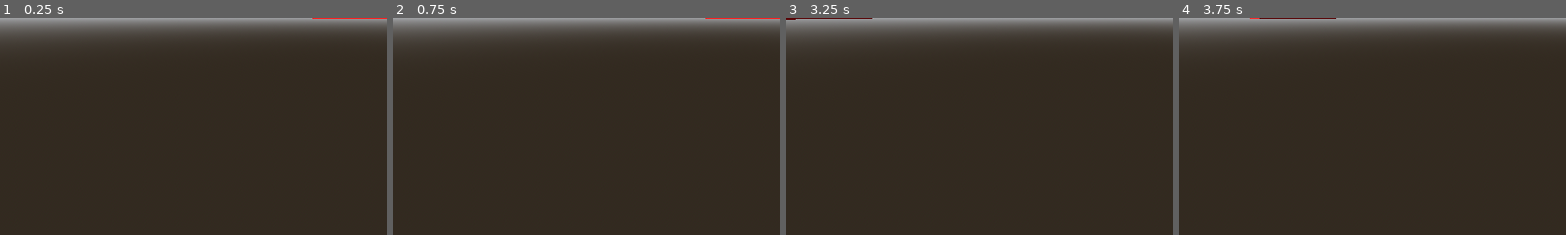
Above: before the commit, frames 1-4 (left to right).
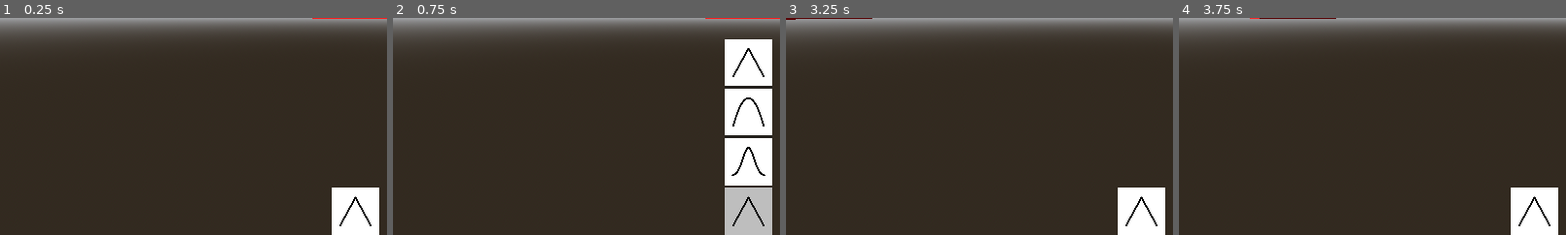
Above: after the commit, the same moments.

Repository: PaulErpen/terraineditor
Game: Godot game, scene res://scenes/world_builder/world_builder.tscn
Two runs of this game, one before a commit and one after it. Both use one fixed random seed, a clock stepped at 60 frames per second and the inputs below.
Inputs (mouse positions are % of the whole screen's width and height, from its top left):
- Up to frame 1 (0.25 s): no input
- Up to frame 2 (0.75 s): click (50, 95) at 0.52 s
- Up to frame 3 (3.25 s): click (50, 60) at 1.27 s; tap Enter at 2 s; move the mouse to (72, 45) at 2.02 s; hold D (right) 2.03-2.78 s; hold Ctrl (control) 2.03-2.78 s; click (72, 45) at 2.17 s; tap Space at 2.75 s; move the mouse to (30, 55) at 2.77 s; hold S (backward) from 2.78 s (still down); tap F (resize_brush) at 2.85 s; click (30, 55) at 2.92 s
- Up to frame 4 (3.75 s): move the mouse to (60, 28) at 3.52 s; release S (backward) at 3.53 s; hold D (right) from 3.53 s (still down); hold Ctrl (control) from 3.53 s (still down); click (60, 28) at 3.67 s
The pictures show only the part of the screen within x 4-54%, y 50-100%; the shares and areas given below are measured in that part.

The runs differ from the first frame. In frame 1, 2.7% of the frame differs, in the area x 85-98%, y 78-100%; in frame 2, 11%, in the area x 85-98%, y 9-100%; in frame 3, 2.7%; in frame 4, 2.7%.

Commit message:
Add brush types

Diff:
--- /dev/null
+++ b/scenes/brush_selector/brush_selector.gd
@@ -0,0 +1,45 @@
+extends VBoxContainer
+
+signal change_brush_type(brush_type: Brush.BrushType)
+
+@onready var brush_popup: PanelContainer = $BrushPopup
+@onready var current_brush: TextureButton = $CurrentBrush
+
+@onready var linear_brush: TextureButton = $BrushPopup/VBoxContainer/LinearBrush
+@onready var round_brush: TextureButton = $BrushPopup/VBoxContainer/RoundBrush
+@onready var gaussian_brush: TextureButton = $BrushPopup/VBoxContainer/GaussianBrush
+
+# Called when the node enters the scene tree for the first time.
+func _ready() -> void:
+	pass # Replace with function body.
+
+
+# Called every frame. 'delta' is the elapsed time since the previous frame.
+func _process(delta: float) -> void:
+	pass
+
+
+func _on_current_brush_button_up() -> void:
+	brush_popup.visible = !brush_popup.visible
+
+func switch_active_texture(next_brush: TextureButton) -> void:
+	current_brush.texture_normal = next_brush.texture_normal
+	current_brush.texture_pressed = next_brush.texture_pressed
+	current_brush.texture_hover = next_brush.texture_hover
+
+func _on_linear_brush_button_up() -> void:
+	brush_popup.visible = false
+	switch_active_texture(linear_brush)
+	change_brush_type.emit(Brush.BrushType.Linear)
+
+
+func _on_round_brush_button_up() -> void:
+	brush_popup.visible = false
+	switch_active_texture(round_brush)
+	change_brush_type.emit(Brush.BrushType.Round)
+
+
+func _on_gaussian_brush_button_up() -> void:
+	brush_popup.visible = false
+	switch_active_texture(gaussian_brush)
+	change_brush_type.emit(Brush.BrushType.Gaussian)
--- /dev/null
+++ b/scenes/brush_selector/brush_selector.tscn
@@ -0,0 +1,71 @@
+[gd_scene load_steps=8 format=3 uid="uid://dpc2wdvjhcjvm"]
+
+[ext_resource type="Script" path="res://scenes/brush_selector/brush_selector.gd" id="1_n7tcb"]
+[ext_resource type="Texture2D" uid="uid://4fxhaobhxlk7" path="res://assets/icons/linear_brush_icon.png" id="1_rd80l"]
+[ext_resource type="Texture2D" uid="uid://dwb5atyu68kxe" path="res://assets/icons/linear_brush_icon_grey.png" id="2_kx4bg"]
+[ext_resource type="Texture2D" uid="uid://cfhcq2g6g0p5b" path="res://assets/icons/quad_brush_icon.png" id="3_0muo0"]
+[ext_resource type="Texture2D" uid="uid://du1ptg6wyb2ce" path="res://assets/icons/quad_brush_icon_grey.png" id="4_i2q36"]
+[ext_resource type="Texture2D" uid="uid://dpbiumrgas28t" path="res://assets/icons/gaussian_brush_icon.png" id="5_vlgol"]
+[ext_resource type="Texture2D" uid="uid://dw77vmmebq1v4" path="res://assets/icons/gaussian_brush_icon_grey.png" id="6_j61c7"]
+
+[node name="BrushSelector" type="VBoxContainer"]
+anchors_preset = 7
+anchor_left = 0.5
+anchor_top = 1.0
+anchor_right = 0.5
+anchor_bottom = 1.0
+offset_left = -35.0
+offset_top = -292.0
+offset_right = 35.0
+grow_horizontal = 2
+grow_vertical = 0
+alignment = 2
+script = ExtResource("1_n7tcb")
+
+[node name="BrushPopup" type="PanelContainer" parent="."]
+visible = false
+layout_mode = 2
+
+[node name="VBoxContainer" type="VBoxContainer" parent="BrushPopup"]
+layout_mode = 2
+
+[node name="LinearBrush" type="TextureButton" parent="BrushPopup/VBoxContainer"]
+custom_minimum_size = Vector2(70, 70)
+layout_mode = 2
+texture_normal = ExtResource("1_rd80l")
+texture_pressed = ExtResource("2_kx4bg")
+texture_hover = ExtResource("2_kx4bg")
+ignore_texture_size = true
+stretch_mode = 4
+
+[node name="RoundBrush" type="TextureButton" parent="BrushPopup/VBoxContainer"]
+custom_minimum_size = Vector2(70, 70)
+layout_mode = 2
+texture_normal = ExtResource("3_0muo0")
+texture_pressed = ExtResource("4_i2q36")
+texture_hover = ExtResource("4_i2q36")
+ignore_texture_size = true
+stretch_mode = 0
+
+[node name="GaussianBrush" type="TextureButton" parent="BrushPopup/VBoxContainer"]
+custom_minimum_size = Vector2(70, 70)
+layout_mode = 2
+texture_normal = ExtResource("5_vlgol")
+texture_pressed = ExtResource("6_j61c7")
+texture_hover = ExtResource("6_j61c7")
+ignore_texture_size = true
+stretch_mode = 0
+
+[node name="CurrentBrush" type="TextureButton" parent="."]
+custom_minimum_size = Vector2(70, 70)
+layout_mode = 2
+texture_normal = ExtResource("1_rd80l")
+texture_pressed = ExtResource("2_kx4bg")
+texture_hover = ExtResource("2_kx4bg")
+ignore_texture_size = true
+stretch_mode = 4
+
+[connection signal="button_up" from="BrushPopup/VBoxContainer/LinearBrush" to="." method="_on_linear_brush_button_up"]
+[connection signal="button_up" from="BrushPopup/VBoxContainer/RoundBrush" to="." method="_on_round_brush_button_up"]
+[connection signal="button_up" from="BrushPopup/VBoxContainer/GaussianBrush" to="." method="_on_gaussian_brush_button_up"]
+[connection signal="button_up" from="CurrentBrush" to="." method="_on_current_brush_button_up"]
--- a/scenes/cell_manager/cell_manager.gd
+++ b/scenes/cell_manager/cell_manager.gd
@@ -3,6 +3,7 @@
 class_name CellManager
 
 @export var brush_radius: float = 3.0
+var brush_type: Brush.BrushType = Brush.BrushType.Linear
 
 var handle_scene = preload("res://scenes/create_new_handle/create_new_handle.tscn")
 var cell_scene = preload("res://scenes/cell/cell.tscn")
@@ -139,7 +140,12 @@
 			if x < 0 or x >= displacement_image_bounds.x or y < 0 or y >= displacement_image_bounds.y:
 				continue
 			var current_height: float = displacement_image.get_pixelv(Vector2i(x, y)).r
-			var influence: float = max(0.01, 1.0 - (Vector2(x, y).distance_to(brush_position) / brush_radius))
+			var influence: float = Brush.compute_influence(
+				Vector2(x, y),
+				Vector2(brush_position.x, brush_position.y),
+				brush_radius,
+				brush_type
+			)
 			var new_height: float = current_height + height * influence
 			displacement_image.set_pixelv(Vector2i(x, y), Color(new_height, new_height, new_height))
 
--- a/scenes/ui/ui.gd
+++ b/scenes/ui/ui.gd
@@ -2,6 +2,7 @@
 
 signal on_save_file_selected(path: String)
 signal on_load_file_selected(path: String)
+signal change_brush_type(brush_type: Brush.BrushType)
 
 @onready var save_file_dialog: FileDialog = $SaveFileDialog
 @onready var load_file_dialog: FileDialog = $LoadFileDialog
@@ -29,3 +30,7 @@
 
 func _on_load_file_dialog_file_selected(path: String) -> void:
 	on_load_file_selected.emit(path)
+
+
+func _on_brush_selector_change_brush_type(brush_type: Brush.BrushType) -> void:
+	change_brush_type.emit(brush_type)
--- a/scenes/ui/ui.tscn
+++ b/scenes/ui/ui.tscn
@@ -1,6 +1,7 @@
-[gd_scene load_steps=2 format=3 uid="uid://c6myw0gk1dx6i"]
+[gd_scene load_steps=3 format=3 uid="uid://c6myw0gk1dx6i"]
 
 [ext_resource type="Script" path="res://scenes/ui/ui.gd" id="1_137i7"]
+[ext_resource type="PackedScene" uid="uid://dpc2wdvjhcjvm" path="res://scenes/brush_selector/brush_selector.tscn" id="2_ypb4r"]
 
 [node name="Ui" type="Control"]
 layout_mode = 3
@@ -9,6 +10,7 @@
 anchor_bottom = 1.0
 grow_horizontal = 2
 grow_vertical = 2
+mouse_filter = 1
 script = ExtResource("1_137i7")
 
 [node name="TopMenu" type="MenuBar" parent="."]
@@ -42,6 +44,10 @@
 file_mode = 0
 filters = PackedStringArray("*.tes")
 
+[node name="BrushSelector" parent="." instance=ExtResource("2_ypb4r")]
+layout_mode = 1
+
 [connection signal="id_pressed" from="TopMenu/FileMenu" to="." method="_on_file_menu_id_pressed"]
 [connection signal="file_selected" from="SaveFileDialog" to="." method="_on_save_file_dialog_file_selected"]
 [connection signal="file_selected" from="LoadFileDialog" to="." method="_on_load_file_dialog_file_selected"]
+[connection signal="change_brush_type" from="BrushSelector" to="." method="_on_brush_selector_change_brush_type"]
--- a/scenes/world_builder/world_builder.gd
+++ b/scenes/world_builder/world_builder.gd
@@ -27,3 +27,6 @@
 
 func _on_ui_on_save_file_selected(path: String) -> void:
 	cell_manager.save_to_file(path)
+
+func _on_ui_change_brush_type(brush_type: Brush.BrushType) -> void:
+	cell_manager.brush_type = brush_type
--- a/scenes/world_builder/world_builder.tscn
+++ b/scenes/world_builder/world_builder.tscn
@@ -35,5 +35,6 @@
 [connection signal="change_brush_radius" from="Camera" to="." method="_on_camera_change_brush_radius"]
 [connection signal="change_height" from="Camera" to="." method="_on_camera_change_height"]
 [connection signal="move_brush_cursor" from="Camera" to="." method="_on_camera_move_brush_cursor"]
+[connection signal="change_brush_type" from="Ui" to="." method="_on_ui_change_brush_type"]
 [connection signal="on_load_file_selected" from="Ui" to="." method="_on_ui_on_load_file_selected"]
 [connection signal="on_save_file_selected" from="Ui" to="." method="_on_ui_on_save_file_selected"]
--- /dev/null
+++ b/src/Brush.gd
@@ -0,0 +1,24 @@
+extends Object
+
+class_name Brush
+
+enum BrushType {
+    Linear,
+    Round,
+    Gaussian
+}
+
+static func compute_influence(current_pos: Vector2, brush_pos: Vector2, brush_radius: float, brush_type: BrushType) -> float:
+    var distance: float = current_pos.distance_to(brush_pos)
+    if distance > brush_radius:
+        return 0.0
+
+    match brush_type:
+        BrushType.Linear:
+            return max(0.01, 1.0 - (distance / brush_radius))
+        BrushType.Round:
+            return 1.0 - (distance / brush_radius) ** 2
+        BrushType.Gaussian:
+            return exp(-(distance * 0.4) ** 2) / 1.05
+
+    return 0.0
Binary file added: assets/icons/gaussian_brush_icon_grey.png
Not shown, added: assets/icons/gaussian_brush_icon_grey.png.import
Binary file added: assets/icons/linear_brush_icon_grey.png
Not shown, added: assets/icons/linear_brush_icon_grey.png.import
Binary file added: assets/icons/quad_brush_icon_grey.png
Not shown, added: assets/icons/quad_brush_icon_grey.png.import
Not shown: 2 places in scenes/cell/cell.tscn that only renumber resources
Not shown, changed: assets/icons/create_brush_icons.r
